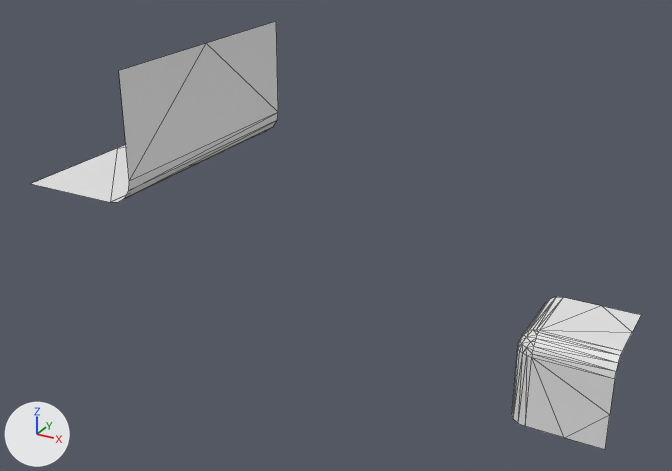
One commit to the OBJ model workshops/w6_polygonization/data/bmc/bmc_tiles/t_070.obj: the scene before it, then after it.
Both versions are drawn from a camera (50 mm lens) standing at (0.826, -1.692, 0.879) and looking at (-0.09, -0.026, 0.046). The axes (+X, +Y, +Z) are drawn at lower left. The lights are the same throughout. Mesh edges are drawn as thin lines. Where no turn or scale is listed for an object, it has been applied to the vertices.

The first picture shows 't_070'.
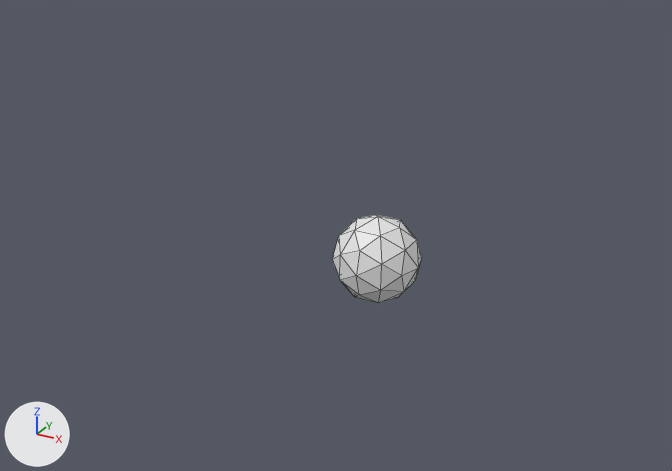
Location of each change, (x1, y1, x2, y2) in pixels of the pictures (672 x 471 px):
't_070', reshaped (85% narrower, 79% shorter): before (31, 21, 641, 449); after (332, 215, 422, 303)
part 1 of me_t_070, added: after (332, 215, 422, 303)
part 2 of me_t_070, deleted: before (512, 297, 641, 449)
part 3 of me_t_070, deleted: before (31, 21, 278, 202)

What changed in the scene script:
```text
Change me_t_070:
    where me_t_070.from_pydata(...)  # 68 vertices, 92 faces; spans x -0.5..0.5, y -0.5..0.5, z -0.5..0.5
    used by ob_t_070; location = (0.0, 0.0, 0.0)
    me_t_070 part 1: a new loose piece, an icosphere of 80 faces spanning x -0.1..0.1, y -0.1..0.1, z -0.1..0.1
    me_t_070 part 2: the loose piece of 52 vertices spanning x 0.25..0.5, y 0.25..0.5, z -0.5..-0.25 is deleted
    me_t_070 part 3: the loose piece of 16 vertices spanning x -0.5..-0.25, y -0.5..0.0, z 0.25..0.5 is deleted
```
